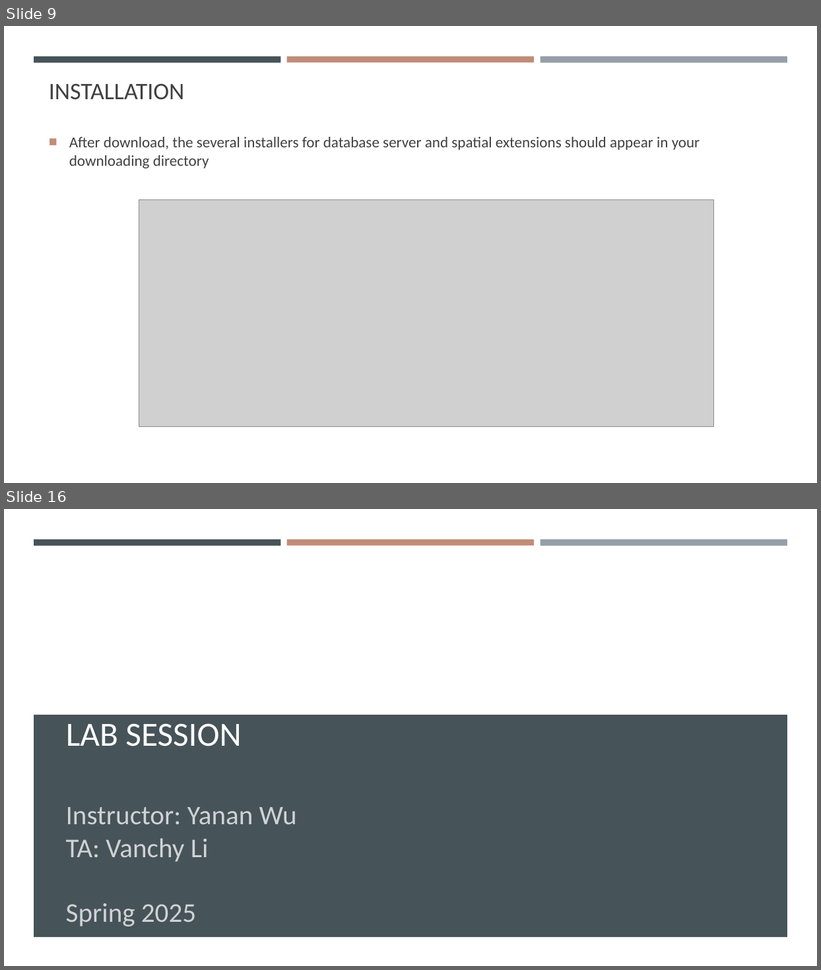
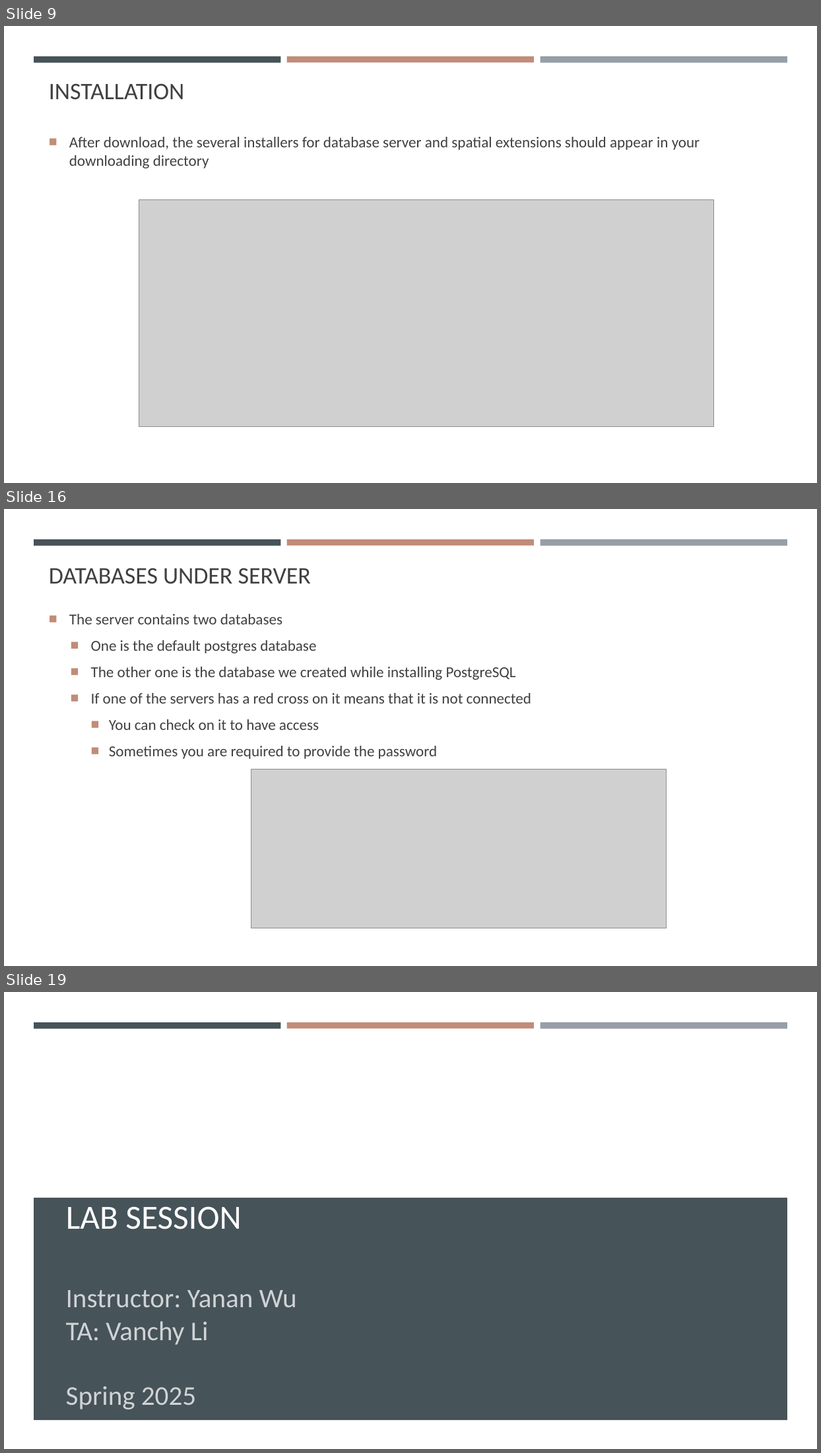
Before and after one commit to gisynw/ssj-376, a slide deck: docs/Lectures/Week02/Week02_SoftwareInstallation.pptx. Shown one above the other, each under a label of ours: slides 9 and 16 before the commit, slides 9, 16 and 19 after it; the slides between them are not shown. The pictures are 821x970 and 821x1453 pixels, drawn with LibreOffice and Linux fonts; fonts in the diff are those of the drawing; grey boxes stand for pictures; background and template pictures are left out. Boxes give left, top, right and bottom in pixels: in the first picture for what was removed or moved away, otherwise in the second. Text is boxed around its words. In the diff, an @@ line names an element or a change of style, - is before the commit and + after.

```diff
--- a/docs/Lectures/Week02/Week02_SoftwareInstallation.pptx
+++ b/docs/Lectures/Week02/Week02_SoftwareInstallation.pptx
@@ slide 16 added at (x1=4, y1=509, x2=817, y2=966), background #FFFFFF; not listed: 3 template elements that a slide beside it also shows @@
@@ title added at (x1=49, y1=568, x2=311, y2=584), 28 pt, text #404040 @@
+DATABASES UNDER SERVER
@@ text added at (x1=69, y1=614, x2=531, y2=759), 18 pt, text #404040 @@
+■ The server contains two databases
+  ■ One is the default postgres database
+  ■ The other one is the database we created while installing PostgreSQL
+  ■ If one of the servers has a red cross on it means that it is not connected
+    ■ You can check on it to have access
+    ■ Sometimes you are required to provide the password
@@ picture added at (x1=252, y1=770, x2=667, y2=928) @@
@@ what was slide 16 is now slide 19 @@
```
Also in this commit, not shown: 6 slides changed, 5 other slides added, 3 slides removed, 1 other file.
